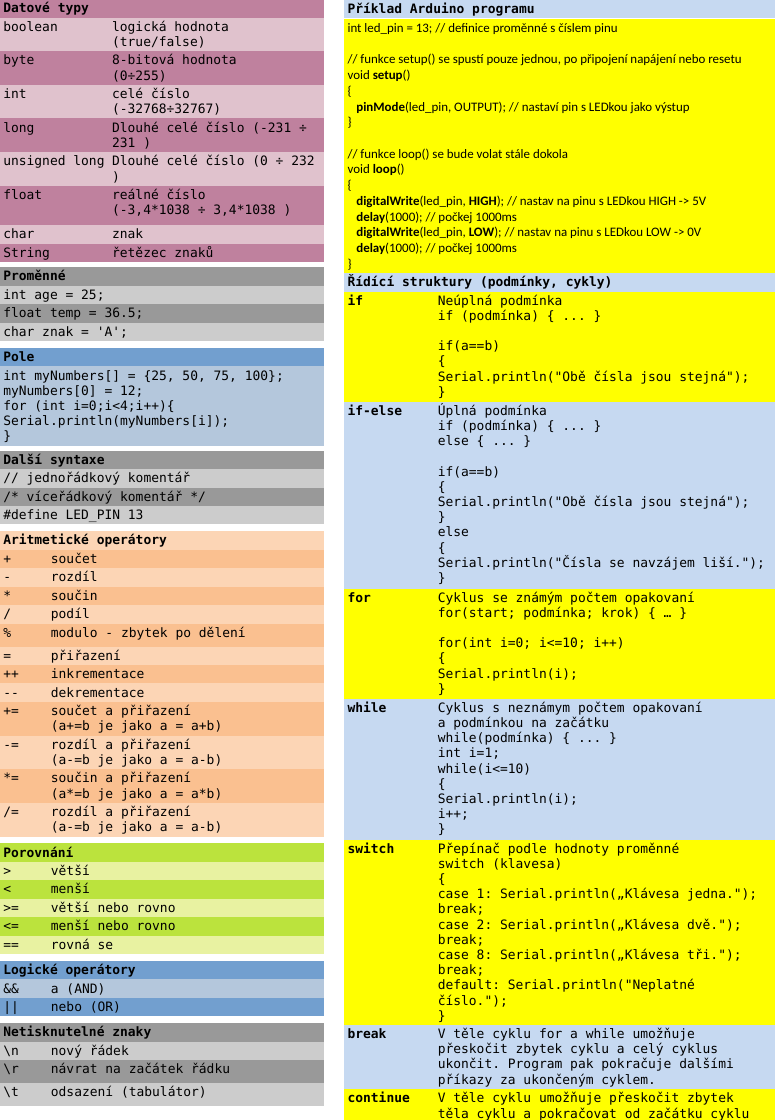
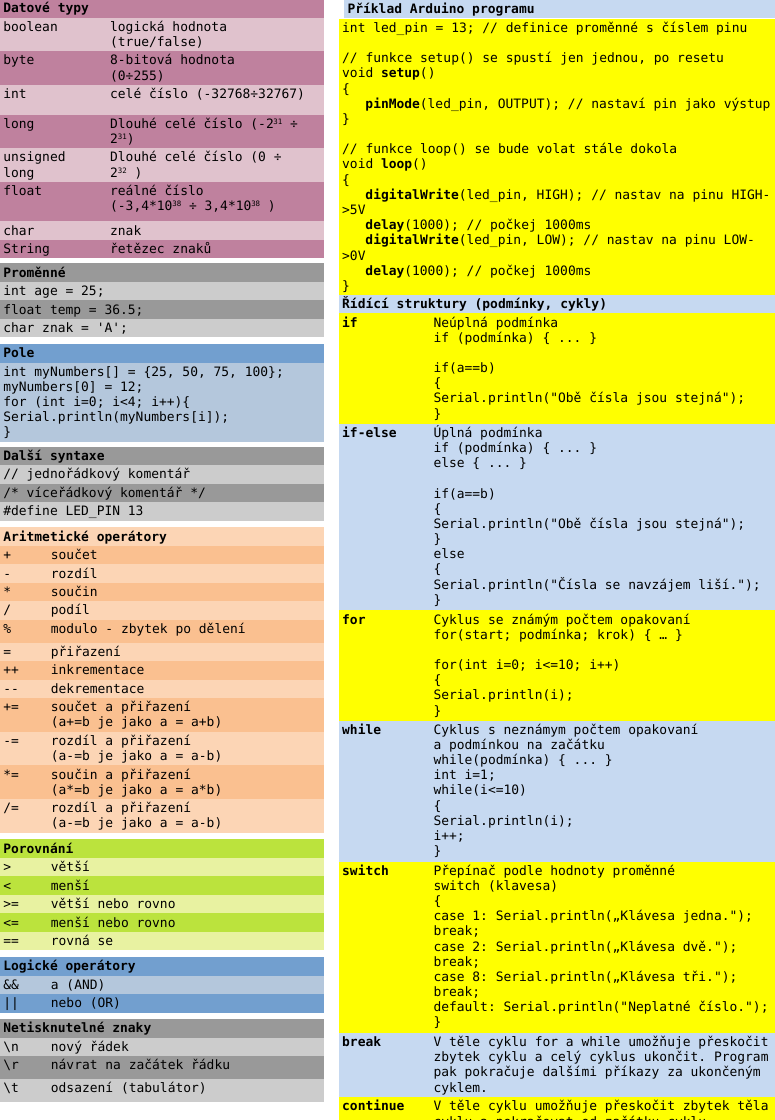
Before and after one commit to TomasChovanec/PRA, a slide deck: slide 2 of files/Arduino_tahak.pptx. Drawn at 775x1120 pixels with LibreOffice and Linux fonts; fonts in the diff are those of the drawing. Boxes give left, top, right and bottom in pixels: in the first picture for what was removed or moved away, otherwise in the second. Text is boxed around its words. In the diff, an @@ line names an element or a change of style, - is before the commit and + after.

```diff
--- a/files/Arduino_tahak.pptx
+++ b/files/Arduino_tahak.pptx
@@ table at (x1=0, y1=0, x2=323, y2=1108) @@
-row 5, column 3: Dlouhé celé číslo (-231 ÷ 231 )
+row 5, column 3: Dlouhé celé číslo (-231 ÷ 231)
-row 17, column 1: int myNumbers[] = {25, 50, 75, 100}; myNumbers[0] = 12; for (int i=0;i<4;i++){ Serial.println(myNumbers[i]); }
+row 17, column 1: int myNumbers[] = {25, 50, 75, 100}; myNumbers[0] = 12; for (int i=0; i<4; i++){ Serial.println(myNumbers[i]); }
@@ now superscript in "232", "(-3,4*1038 3,4*1038" @@
@@ table at (x1=339, y1=19, x2=774, y2=1120) @@
-row 1, column 1: int led_pin = 13; // definice proměnné s číslem pinu / // funkce setup() se spustí pouze jednou, po připojení napájení nebo resetu / void setup() / { / pinMode(led_pin, OUTPUT); // nastaví pin s LEDkou jako výstup / } / // funkce loop() se bude volat stále dokola / void loop() / { / digitalWrite(led_pin, HIGH); // nastav na pinu s LEDkou HIGH -> 5V / delay(1000); // počkej 1000ms / digitalWrite(led_pin, LOW); // nastav na pinu s LEDkou LOW -> 0V / delay(1000); // počkej 1000ms / }
+row 1, column 1: int led_pin = 13; // definice proměnné s číslem pinu / // funkce setup() se spustí jen jednou, po resetu / void setup() / { / pinMode(led_pin, OUTPUT); // nastaví pin jako výstup / } / // funkce loop() se bude volat stále dokola / void loop() / { / digitalWrite(led_pin, HIGH); // nastav na pinu HIGH->5V / delay(1000); // počkej 1000ms / digitalWrite(led_pin, LOW); // nastav na pinu LOW->0V / delay(1000); // počkej 1000ms / }
@@ table resized from (x1=344, y1=19, x2=774, y2=1120) to (x1=339, y1=19, x2=774, y2=1120) @@
```
Also in this commit, not shown: 1 other file.
